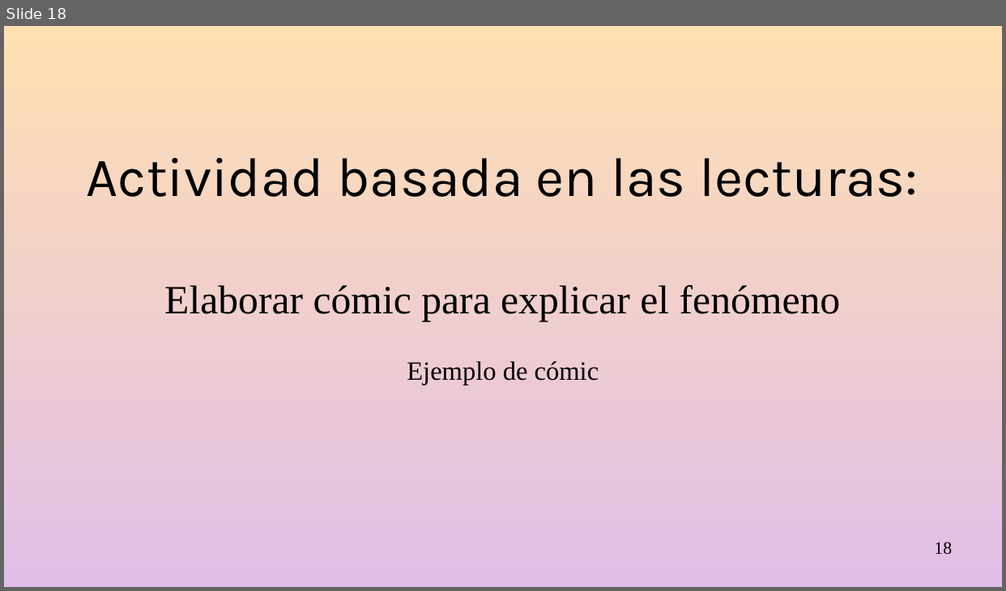
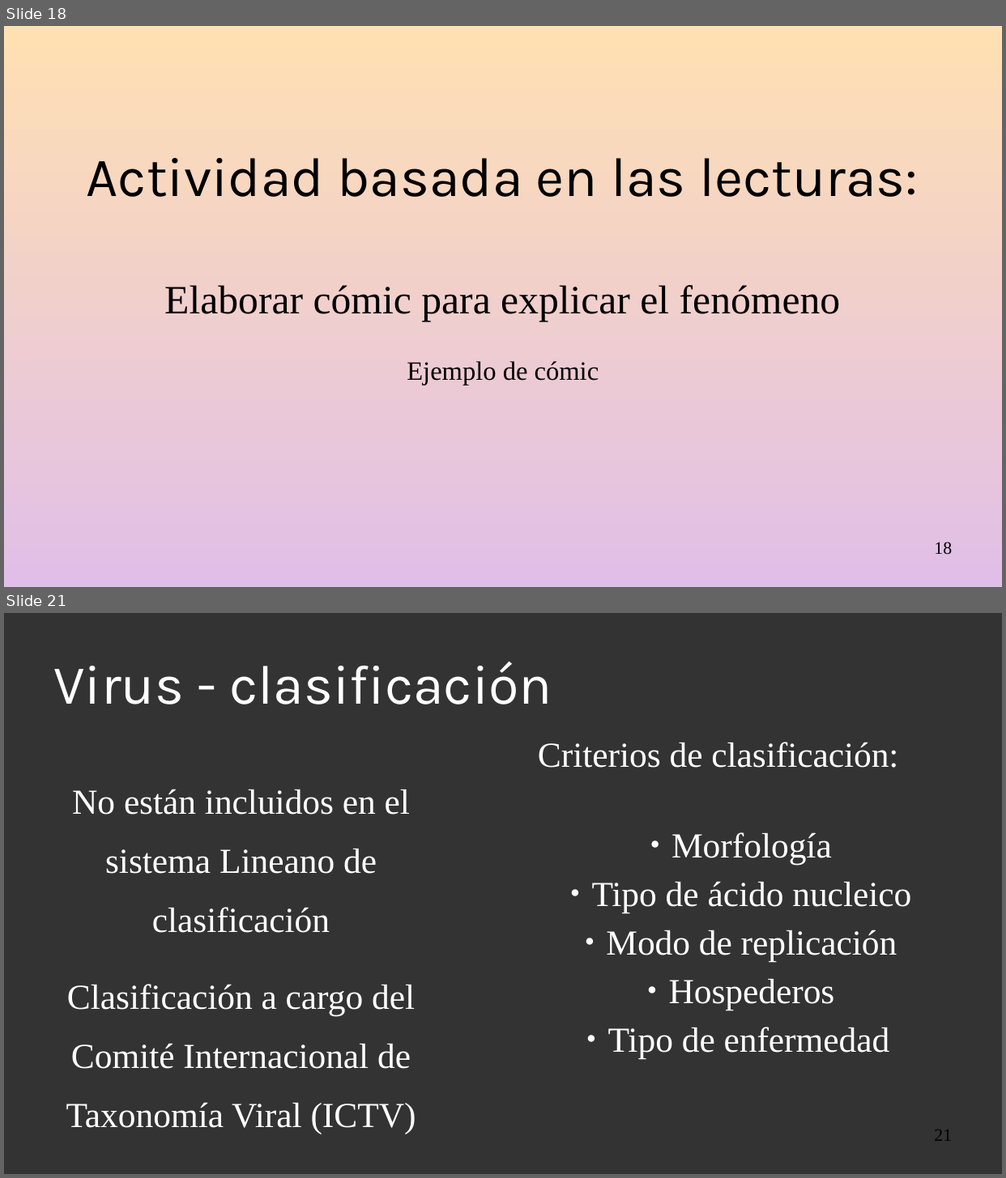
Before and after one commit to gerardommc/Medicina-Cons, a slide deck: Infecciosas.odp. Shown one above the other, each under a label of ours: slide 18 before the commit, slides 18 and 21 after it; the slides between them are not shown. The pictures are 1006x591 and 1006x1178 pixels, drawn with LibreOffice and Linux fonts; fonts in the diff are those of the drawing. Boxes give left, top, right and bottom in pixels: in the first picture for what was removed or moved away, otherwise in the second. Text is boxed around its words. In the diff, an @@ line names an element or a change of style, - is before the commit and + after.

Commit message:
Infecciosas - virales

```diff
--- a/Infecciosas.odp
+++ b/Infecciosas.odp
@@ slide 21 added at (x1=4, y1=613, x2=1002, y2=1174), background #333333 @@
@@ title added at (x1=54, y1=662, x2=552, y2=705), 44 pt, text #FFFFFF @@
+Virus - clasificación
@@ text added at (x1=538, y1=742, x2=911, y2=1059), 28 pt, text #FFFFFF @@
+Criterios de clasificación:
+  ● Morfología
+  ● Tipo de ácido nucleico
+  ● Modo de replicación
+  ● Hospederos
+  ● Tipo de enfermedad
@@ text added at (x1=66, y1=789, x2=416, y2=1135), 28 pt, text #FFFFFF @@
+No están incluidos en el sistema Lineano de clasificación
+Clasificación a cargo del Comité Internacional de Taxonomía Viral (ICTV)
@@ page number added at (x1=934, y1=1130, x2=952, y2=1141), 14 pt, text #000000 @@
+21
```
Also in this commit, not shown: 8 other slides added, 9 other files.
